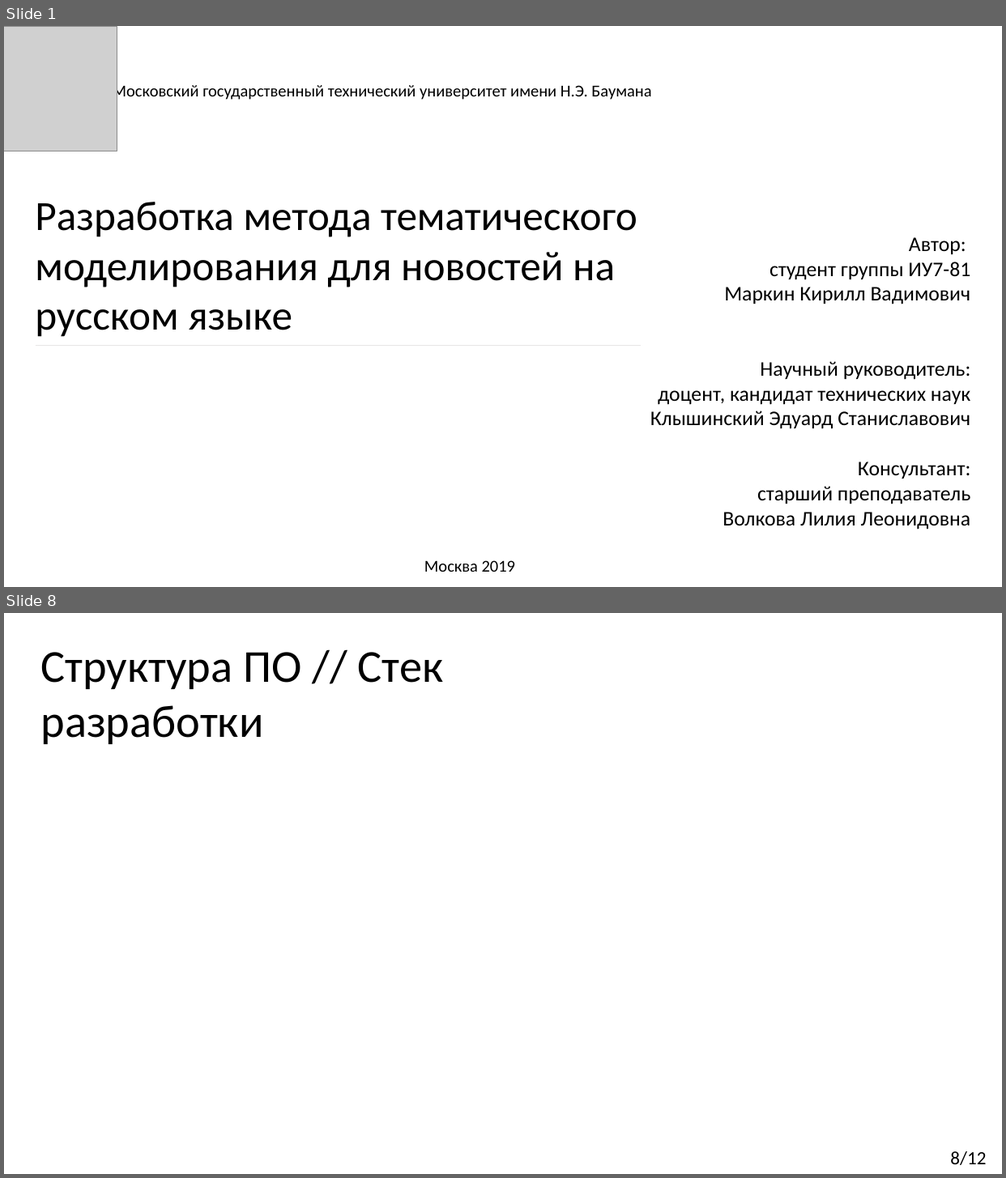
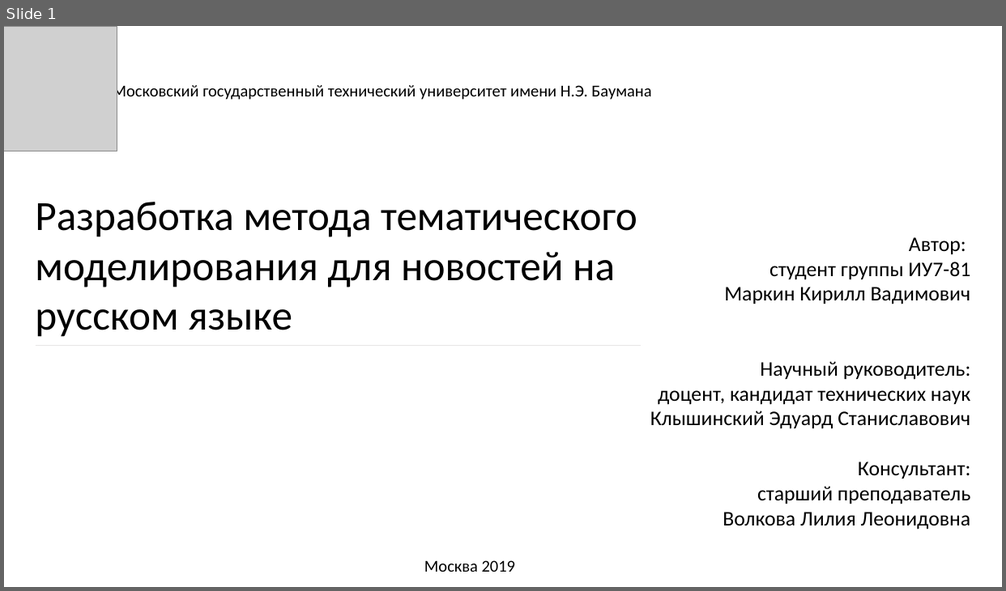
Before and after one commit to Kirmark/bachelor-qualification-work, a slide deck: presentation/presentation.pptx. Shown one above the other, each under a label of ours: slides 1 and 8 before the commit, slide 1 after it; the slides between them are not shown. The pictures are 1006x1178 and 1006x591 pixels, drawn with LibreOffice and Linux fonts; fonts in the diff are those of the drawing; grey boxes stand for pictures. Boxes give left, top, right and bottom in pixels: in the first picture for what was removed or moved away, otherwise in the second. Text is boxed around its words. In the diff, an @@ line names an element or a change of style, - is before the commit and + after.

```diff
--- a/presentation/presentation.pptx
+++ b/presentation/presentation.pptx
@@ slide 8 removed at [4, 613, 1002, 1174], background #FFFFFF @@
@@ text removed at [40, 652, 444, 744] @@
-Структура ПО // Стек разработки
@@ text removed at [950, 1152, 986, 1165] @@
-8/12
```
Also in this commit, not shown: 8 slides changed, 4 slides added, 2 other slides removed, 7 other files.
